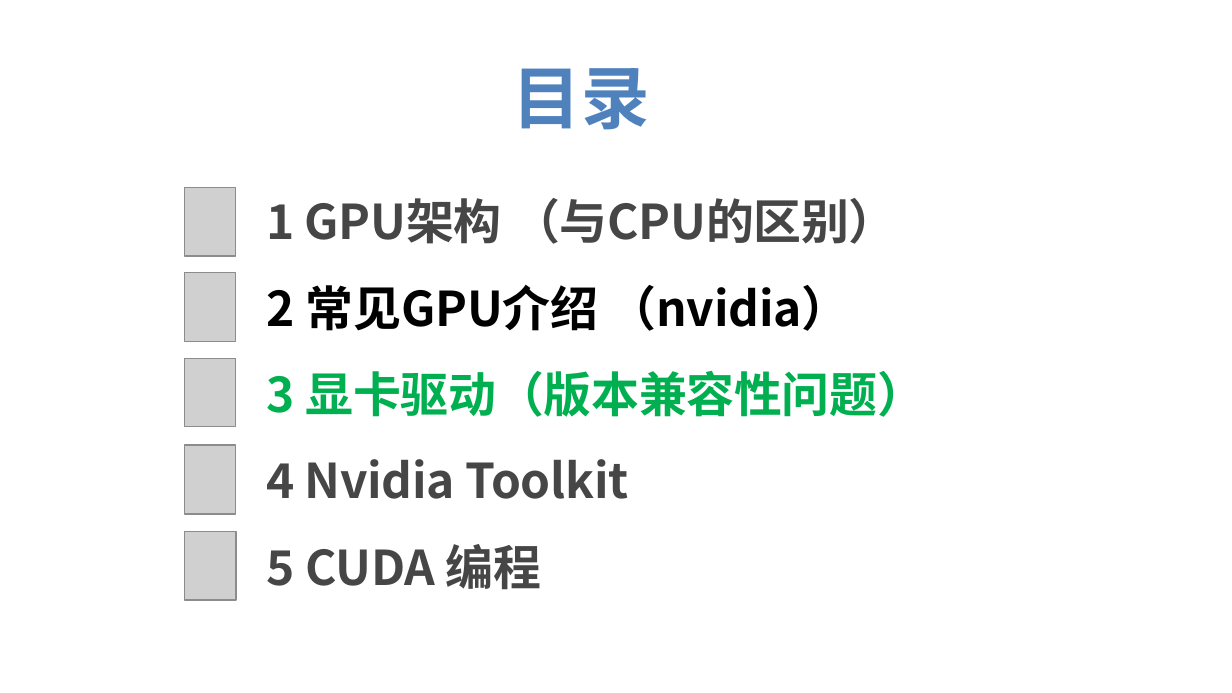
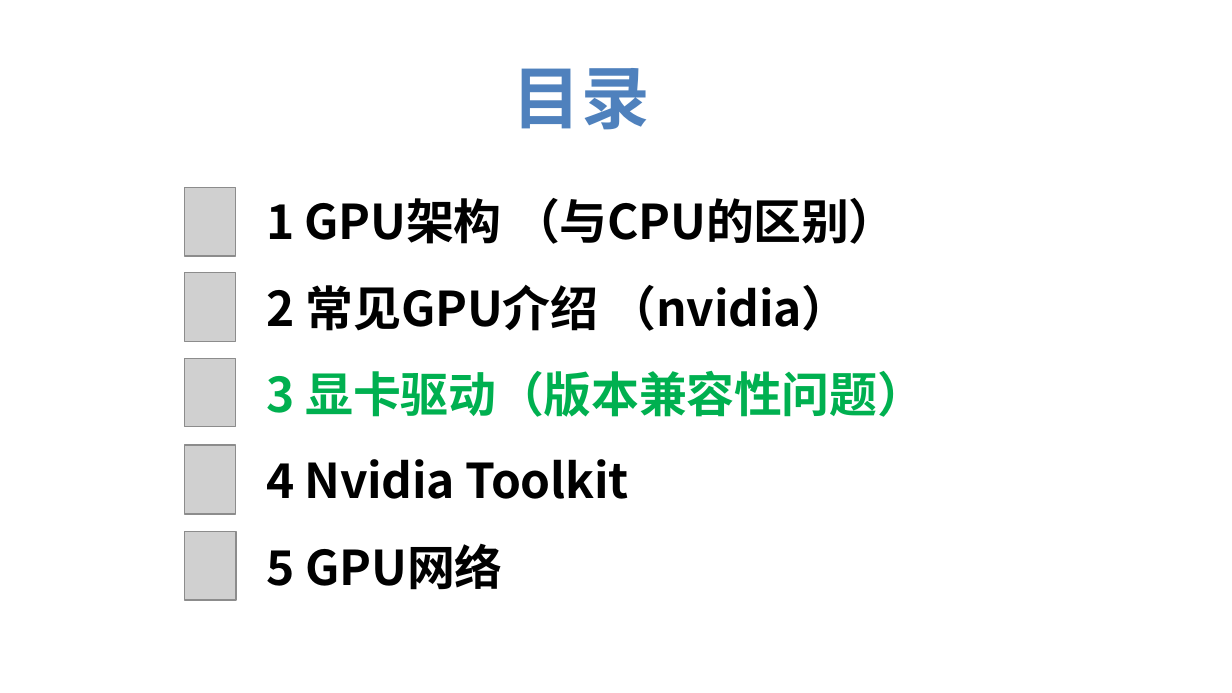
Before and after one commit to xws117/Bilibili-tutorial, a slide deck: slide 15 of 3-CUDA C编程及GPU基本知识.pptx. Drawn at 1232x693 pixels with LibreOffice and Linux fonts; fonts in the diff are those of the drawing; grey boxes stand for pictures; background and template pictures are left out. Boxes give left, top, right and bottom in pixels: in the first picture for what was removed or moved away, otherwise in the second. Text is boxed around its words. In the diff, an @@ line names an element or a change of style, - is before the commit and + after.

```diff
--- a/3-CUDA C编程及GPU基本知识.pptx
+++ b/3-CUDA C编程及GPU基本知识.pptx
@@ text "1 GPU架构 （与CPU的区别）" at <box>266,198,897,244</box>: text colour #464646 to #000000 @@
@@ text "4 Nvidia Toolkit" at <box>266,459,628,499</box>: text colour #464646 to #000000 @@
@@ text at <box>267,544,503,590</box>: text changed; text colour #464646 to #000000 @@
-5 CUDA 编程
+5 GPU网络
```
Also in this commit, not shown: 7 other slides changed, 16 slides added, 25 slides removed.
